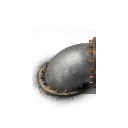
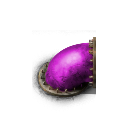
Before/after of a 128x128 layered artwork. What changed in the layer stack:
pixels changed over [45, 42, 93, 92] (layer not identified)
